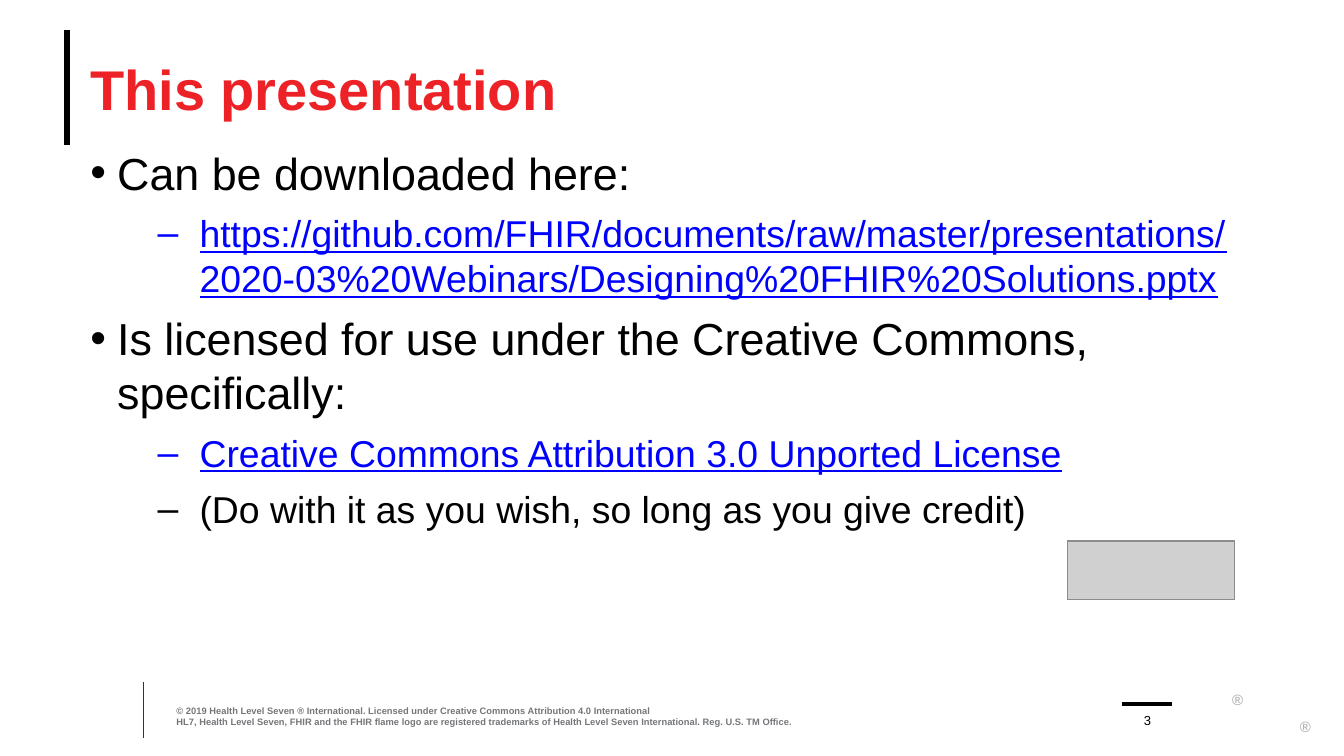
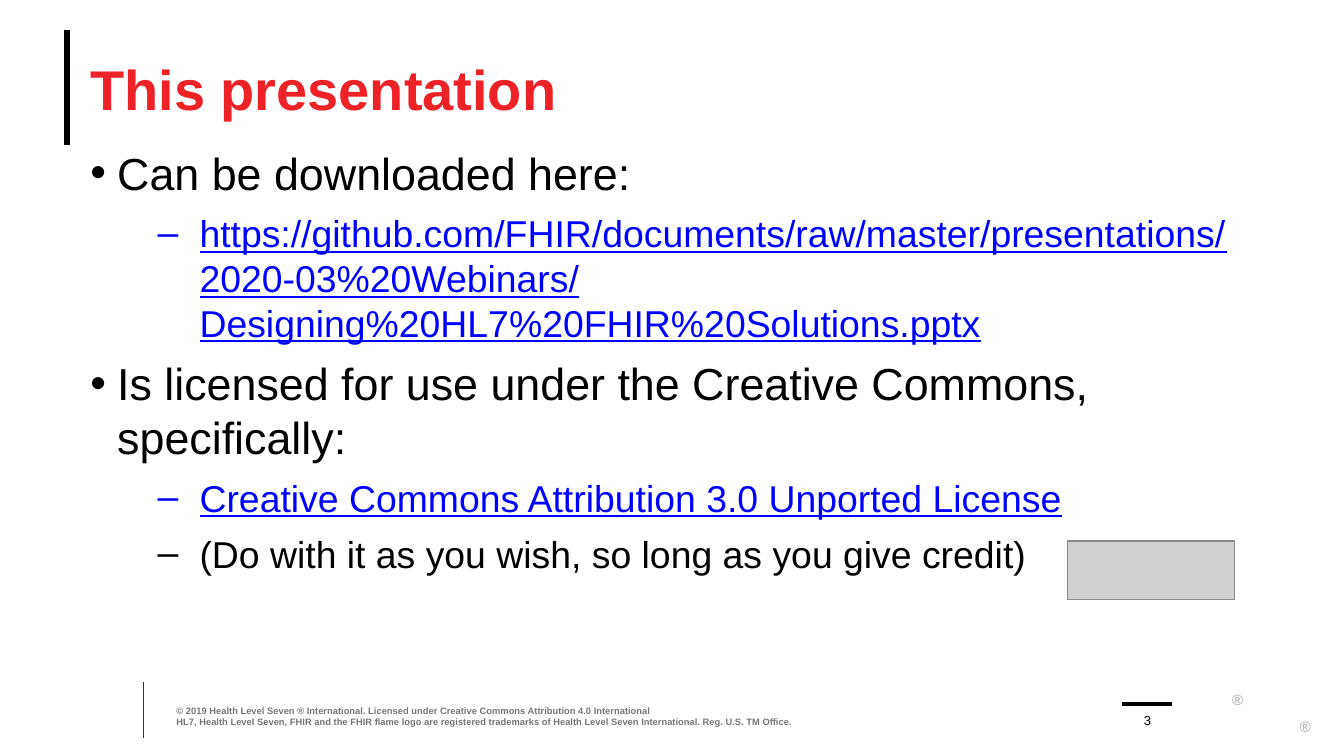
Before and after one commit to FHIR/documents, a slide deck: slide 3 of presentations/2020-03 Webinars/Designing HL7 FHIR Solutions.pptx. Drawn at 1344x756 pixels with LibreOffice and Linux fonts; fonts in the diff are those of the drawing; grey boxes stand for pictures; background and template pictures are left out. Boxes give left, top, right and bottom in pixels: in the first picture for what was removed or moved away, otherwise in the second. Text is boxed around its words. In the diff, an @@ line names an element or a change of style, - is before the commit and + after.

Commit message:
Corrected link

```diff
--- a/presentations/2020-03 Webinars/Designing HL7 FHIR Solutions.pptx
+++ b/presentations/2020-03 Webinars/Designing HL7 FHIR Solutions.pptx
@@ text at <box>200,220,1226,345</box>: text changed @@
-  – https://github.com/FHIR/documents/raw/master/presentations/2020-03%20Webinars/Designing%20FHIR%20Solutions.pptx
+  – https://github.com/FHIR/documents/raw/master/presentations/2020-03%20Webinars/Designing%20HL7%20FHIR%20Solutions.pptx
```
